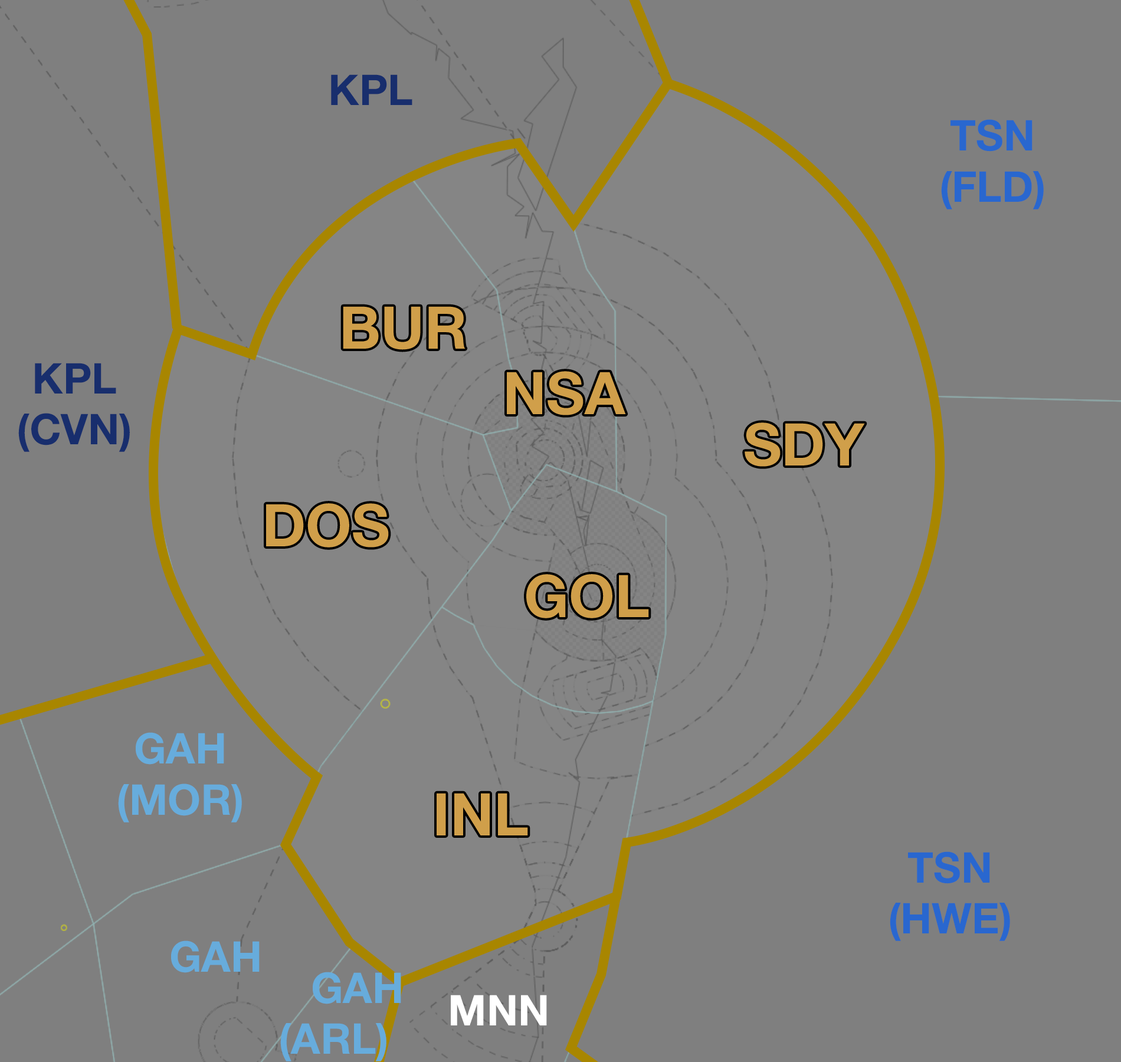
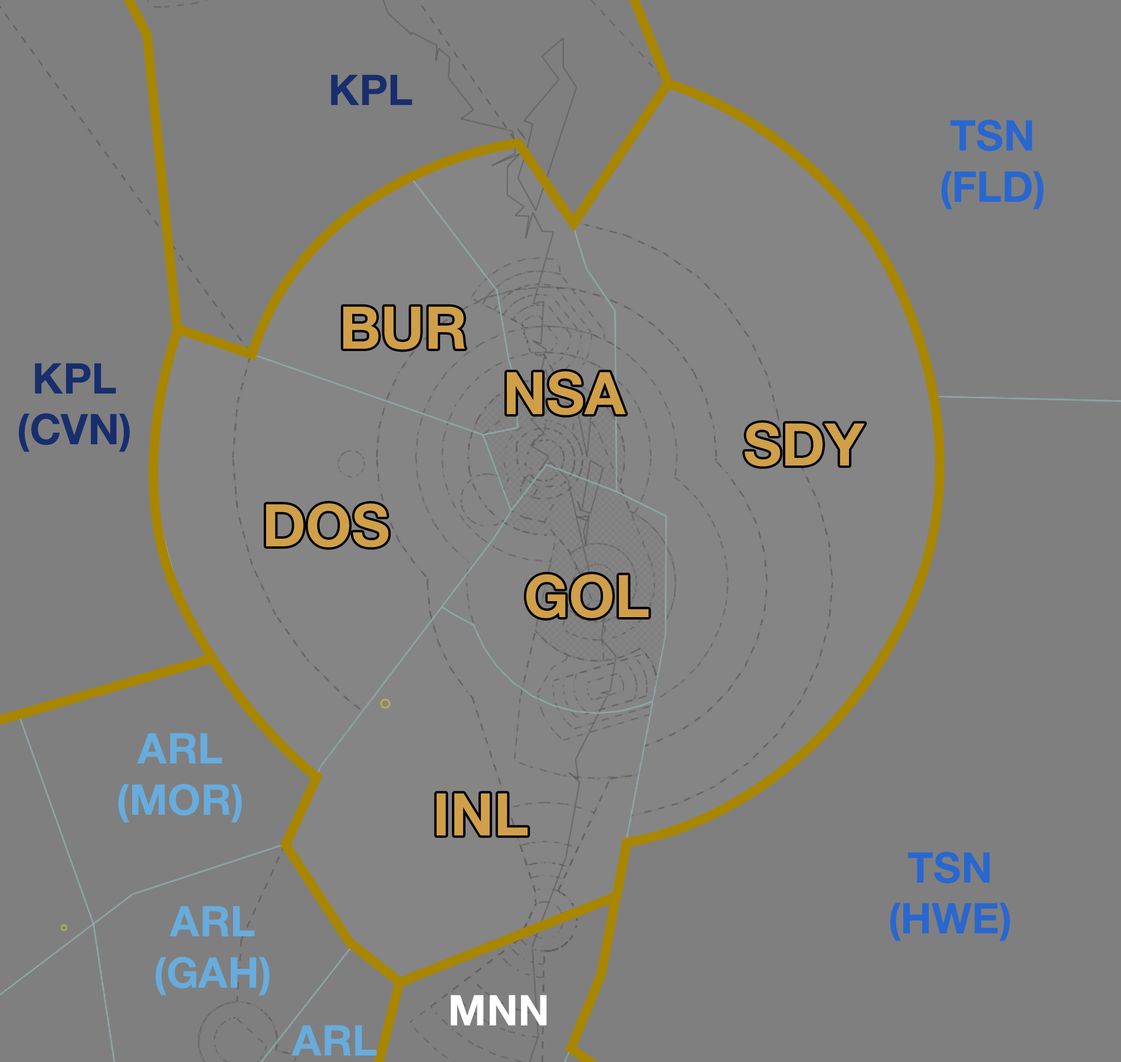
Layers edited between the first and the second 1121x1062 image:
renamed "GAH (ARL)" to "ARL", painted on it over (280, 972, 402, 1062)
renamed "GAH (MOR)" to "ARL (MOR)", painted on it over (135, 732, 225, 765)
renamed "GAH" to "ARL (GAH)", painted on it over (155, 905, 270, 996)
